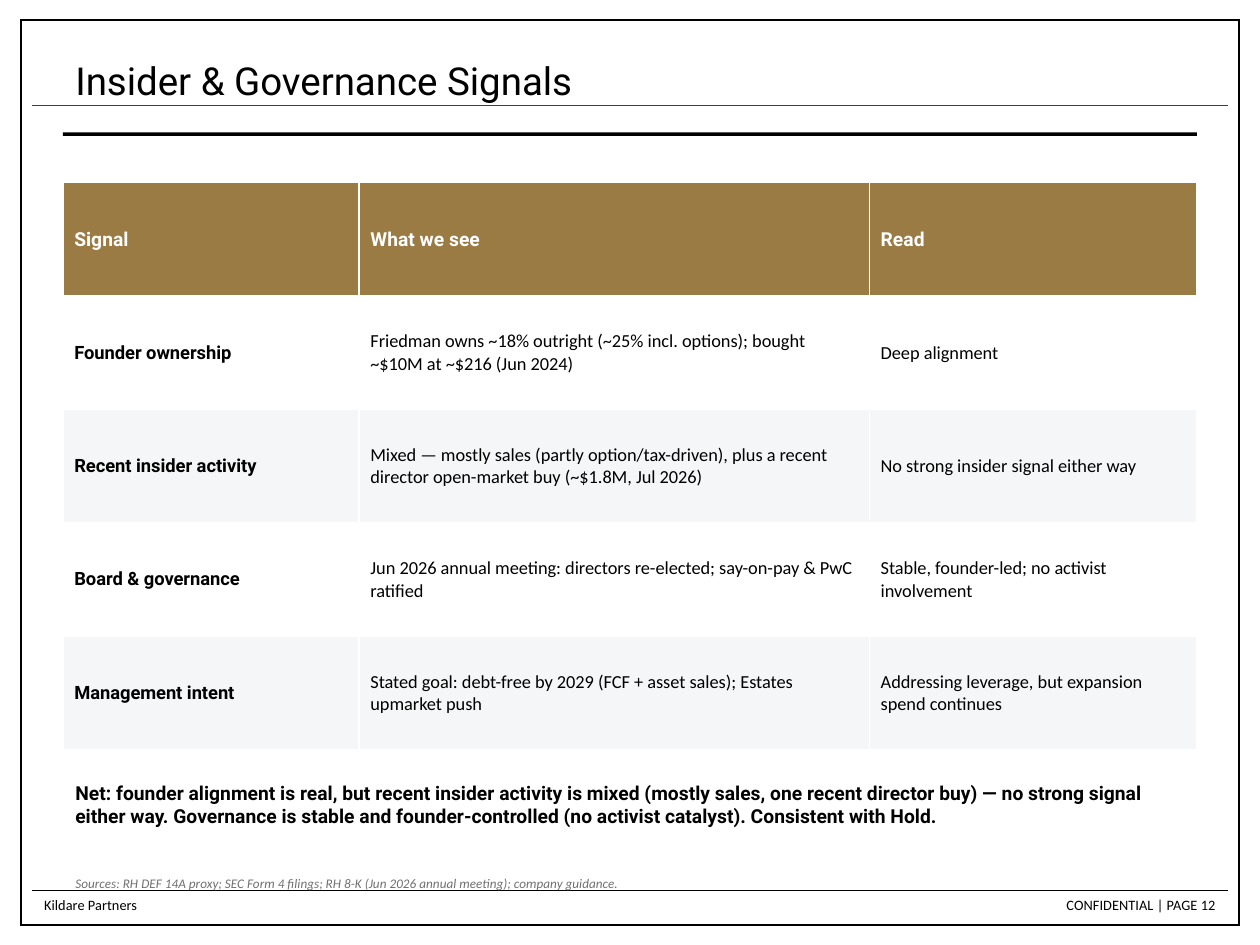
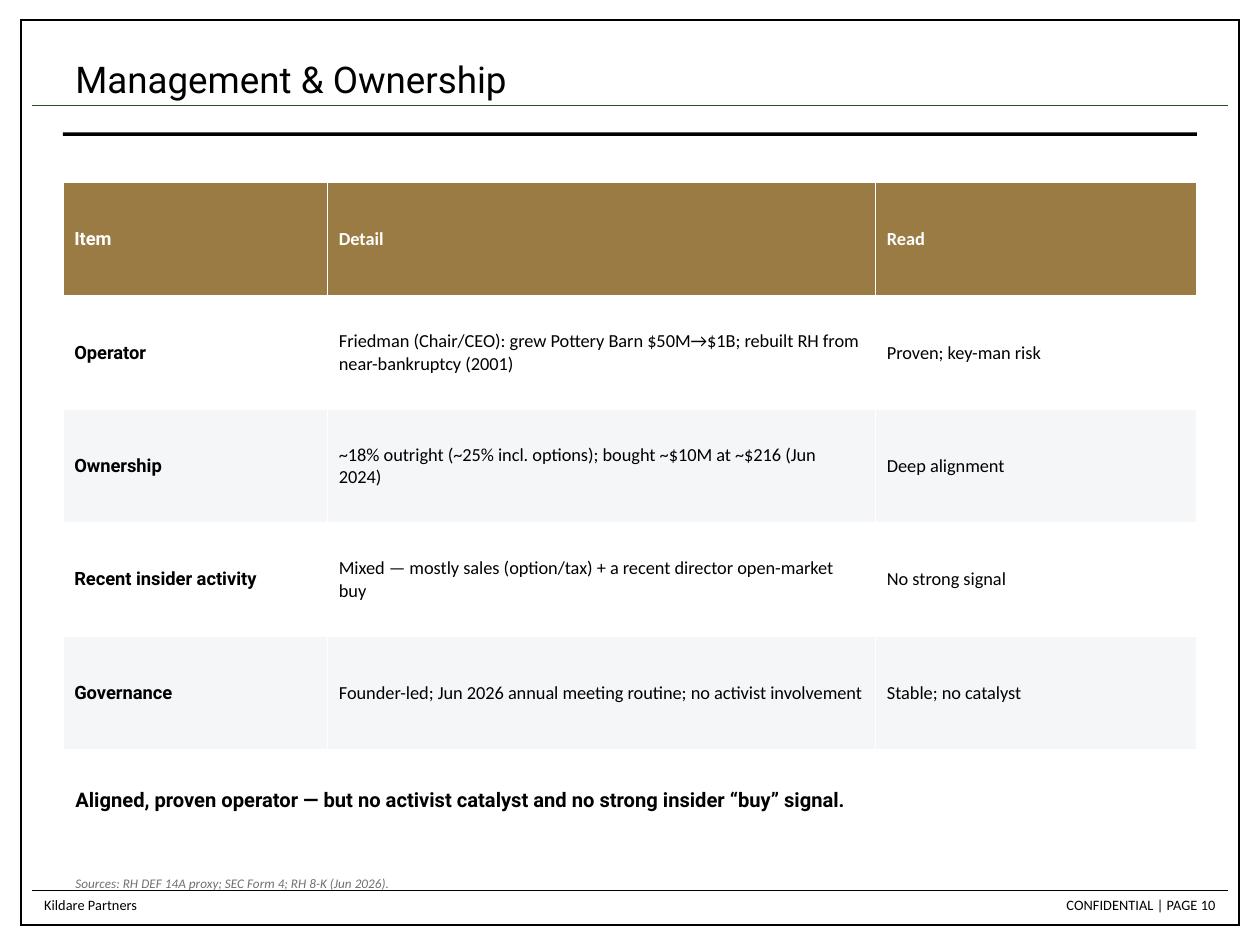
Before and after one commit to dchen88888/Nike-Stock-Pitch, a slide deck: slide 10 of RH_Stock_Pitch_updated.pptx (slide 12 before the commit). Drawn at 1260x945 pixels with LibreOffice and Linux fonts; fonts in the diff are those of the drawing. Boxes give left, top, right and bottom in pixels: in the first picture for what was removed or moved away, otherwise in the second. Text is boxed around its words. In the diff, an @@ line names an element or a change of style, - is before the commit and + after.

```diff
--- a/RH_Stock_Pitch_updated.pptx
+++ b/RH_Stock_Pitch_updated.pptx
@@ text at bbox=[75, 65, 507, 101]: text changed; size 22 to 21 pt @@
-Insider & Governance Signals
+Management & Ownership
@@ table at bbox=[63, 183, 1197, 750] @@
-row 1, column 1: Signal
+row 1, column 1: Item
-row 1, column 2: What we see
+row 1, column 2: Detail
-row 2: Founder ownership | Friedman owns ~18% outright (~25% incl. options); bought ~$10M at ~$216 (Jun 2024) | Deep alignment
+row 2: Operator | Friedman (Chair/CEO): grew Pottery Barn $50M→$1B; rebuilt RH from near-bankruptcy (2001) | Proven; key-man risk
-row 3: Recent insider activity | Mixed — mostly sales (partly option/tax-driven), plus a recent director open-market buy (~$1.8M, Jul 2026) | No strong insider signal either way
+row 3: Ownership | ~18% outright (~25% incl. options); bought ~$10M at ~$216 (Jun 2024) | Deep alignment
-row 4: Board & governance | Jun 2026 annual meeting: directors re-elected; say-on-pay & PwC ratified | Stable, founder-led; no activist involvement
+row 4: Recent insider activity | Mixed — mostly sales (option/tax) + a recent director open-market buy | No strong signal
-row 5: Management intent | Stated goal: debt-free by 2029 (FCF + asset sales); Estates upmarket push | Addressing leverage, but expansion spend continues
+row 5: Governance | Founder-led; Jun 2026 annual meeting routine; no activist involvement | Stable; no catalyst
@@ size 11 to 10.5 pt, font Roboto to Calibri in "Read" @@
@@ text at bbox=[75, 791, 844, 812]: text changed; size 11 to 11.5 pt @@
-Net: founder alignment is real, but recent insider activity is mixed (mostly sales, one recent director buy) — no strong signal either way. Governance is stable and founder-controlled (no activist catalyst). Consistent with Hold.
+Aligned, proven operator — but no activist catalyst and no strong insider “buy” signal.
@@ text at bbox=[75, 878, 389, 891]: text changed @@
-Sources: RH DEF 14A proxy; SEC Form 4 filings; RH 8-K (Jun 2026 annual meeting); company guidance.
+Sources: RH DEF 14A proxy; SEC Form 4; RH 8-K (Jun 2026).
@@ page number at bbox=[1066, 900, 1216, 910]: text changed @@
-CONFIDENTIAL | PAGE 12
+CONFIDENTIAL | PAGE 10
```
Also in this commit, not shown: 1 other slide changed, 2 slides added, 4 slides removed, 1 other file.
